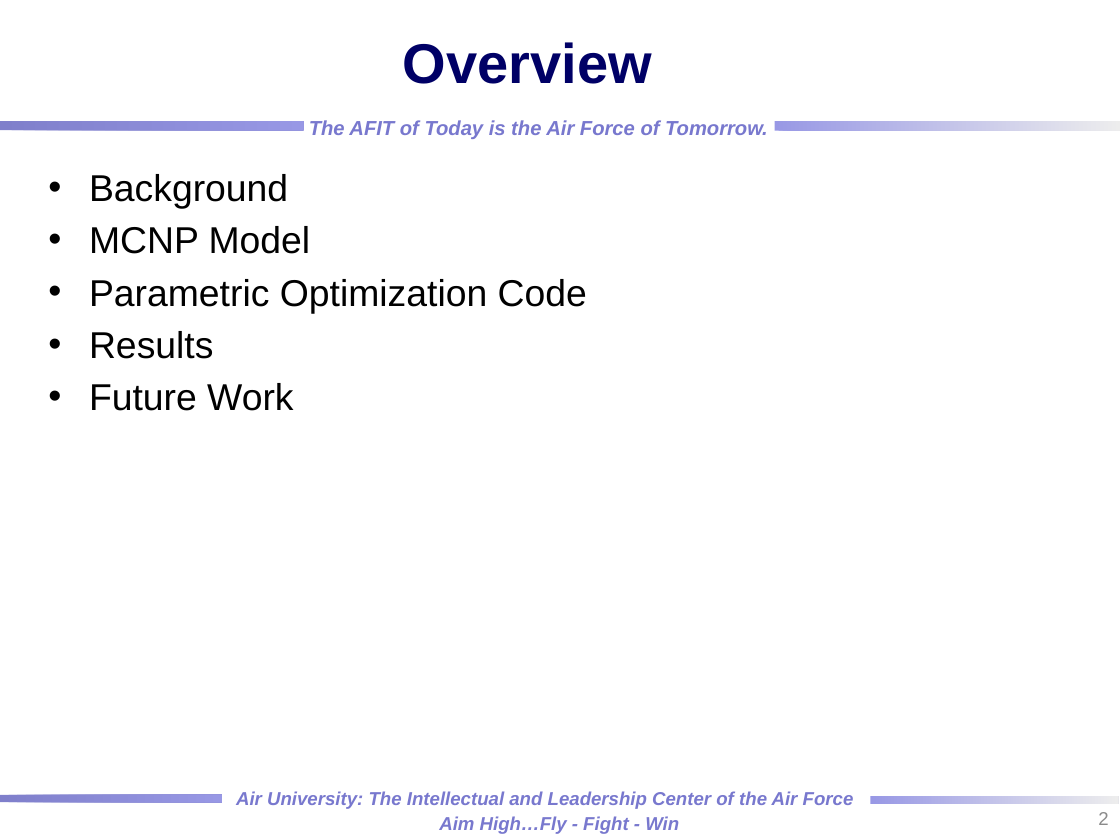
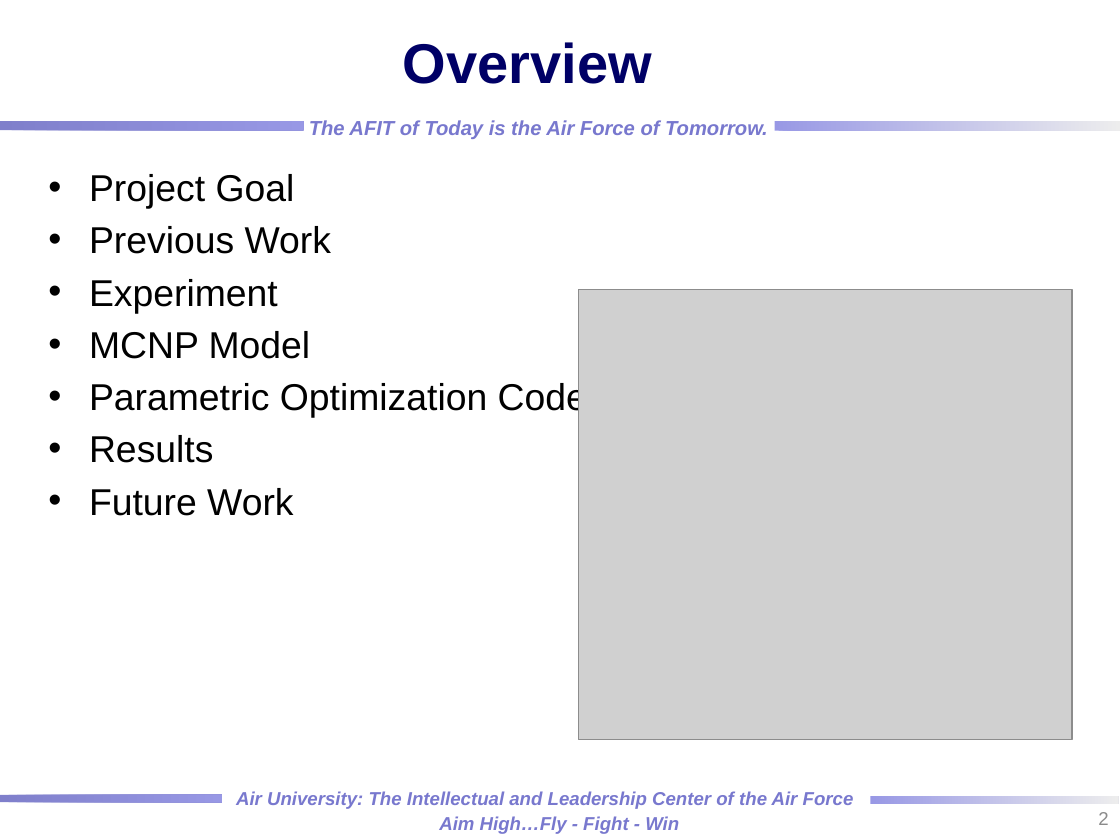
Before and after one commit to rtorzilli/GeDetector-Project, a slide deck: slide 2 of Report/HPGe_Automation Optimization_MCNP_Model.pptx. Drawn at 1120x840 pixels with LibreOffice and Linux fonts; fonts in the diff are those of the drawing; grey boxes stand for pictures; background and template pictures are left out. Boxes give left, top, right and bottom in pixels: in the first picture for what was removed or moved away, otherwise in the second. Text is boxed around its words. In the diff, an @@ line names an element or a change of style, - is before the commit and + after.

```diff
--- a/Report/HPGe_Automation Optimization_MCNP_Model.pptx
+++ b/Report/HPGe_Automation Optimization_MCNP_Model.pptx
@@ text at bbox=[89, 174, 331, 313]: text changed @@
-• Background
+• Project Goal
+• Previous Work
+• Experiment
@@ picture added at bbox=[579, 289, 1073, 739] @@
```
Also in this commit, not shown: 1 other slide changed, 10 slides added, 6 other files.
